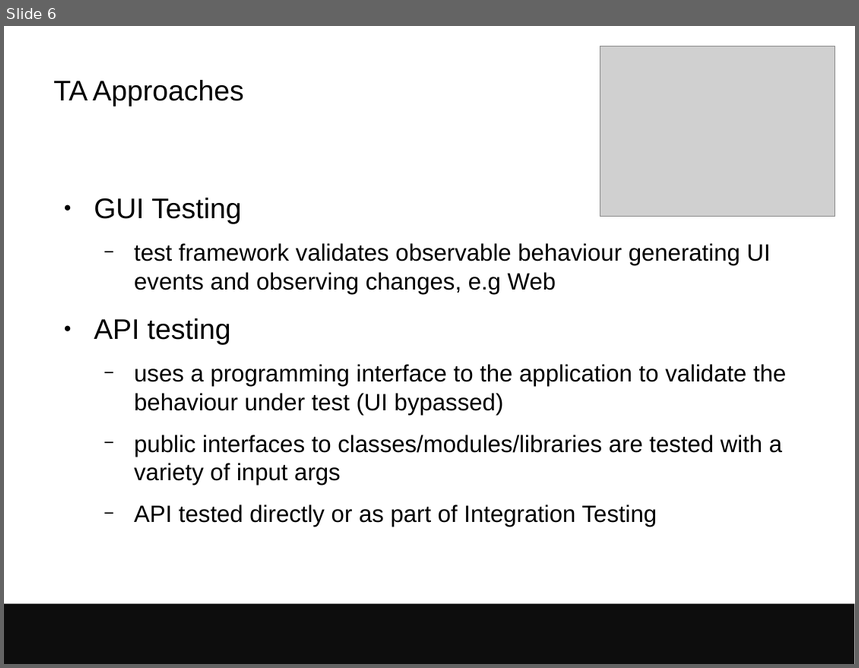
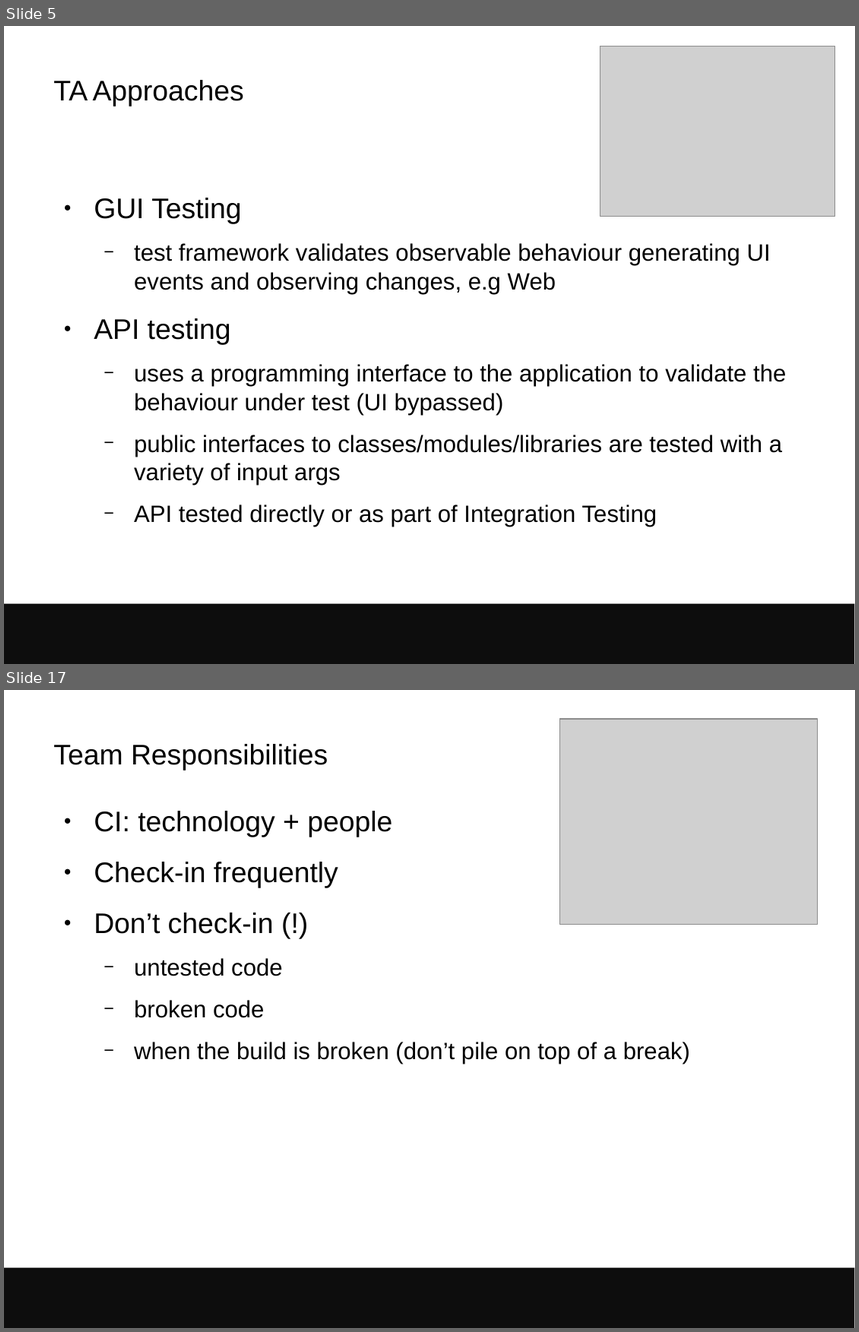
Before and after one commit to avullo/presentations, a slide deck: 2017/data-review-12-17/talk.odp. Shown one above the other, each under a label of ours: slide 6 before the commit, slides 5 and 17 after it; the slides between them are not shown. The pictures are 859x668 and 859x1332 pixels, drawn with LibreOffice and Linux fonts; fonts in the diff are those of the drawing; grey boxes stand for pictures; background and template pictures are left out. Boxes give left, top, right and bottom in pixels: in the first picture for what was removed or moved away, otherwise in the second. Text is boxed around its words. In the diff, an @@ line names an element or a change of style, - is before the commit and + after.

```diff
--- a/2017/data-review-12-17/talk.odp
+++ b/2017/data-review-12-17/talk.odp
@@ slide 17 added at (4, 690, 855, 1328), background #FFFFFF; not listed: 1 template element that a slide beside it also shows @@
@@ picture added at (560, 719, 818, 925) @@
@@ title added at (53, 744, 328, 771), 24 pt, text #000000 @@
+Team Responsibilities
@@ text added at (94, 811, 690, 1064), 20 pt, text #000000 @@
+● CI: technology + people
+● Check-in frequently
+● Don’t check-in (!)
+  − untested code
+  − broken code
+  − when the build is broken (don’t pile on top of a break)
@@ what was slide 6 is now slide 5 @@
```
Also in this commit, not shown: 1 slide changed, 15 other slides added, 1 slide removed, 9 other files.
